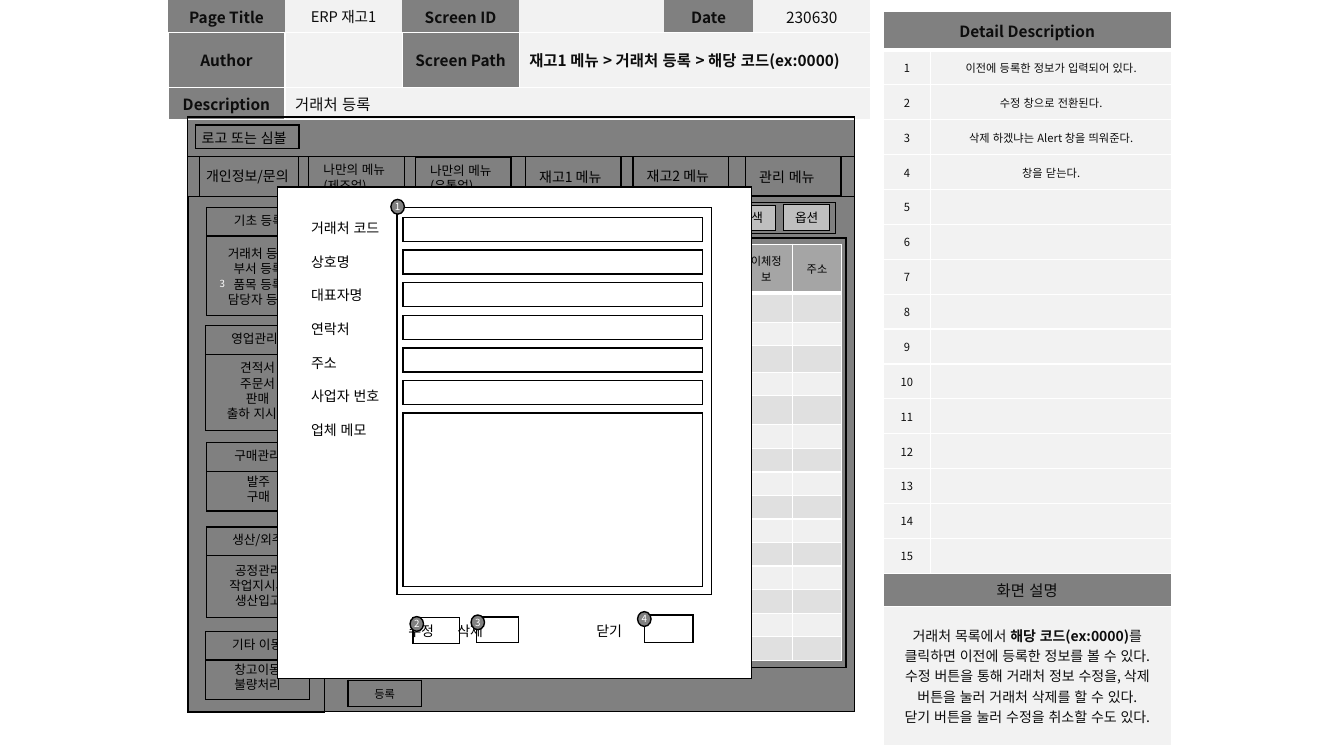
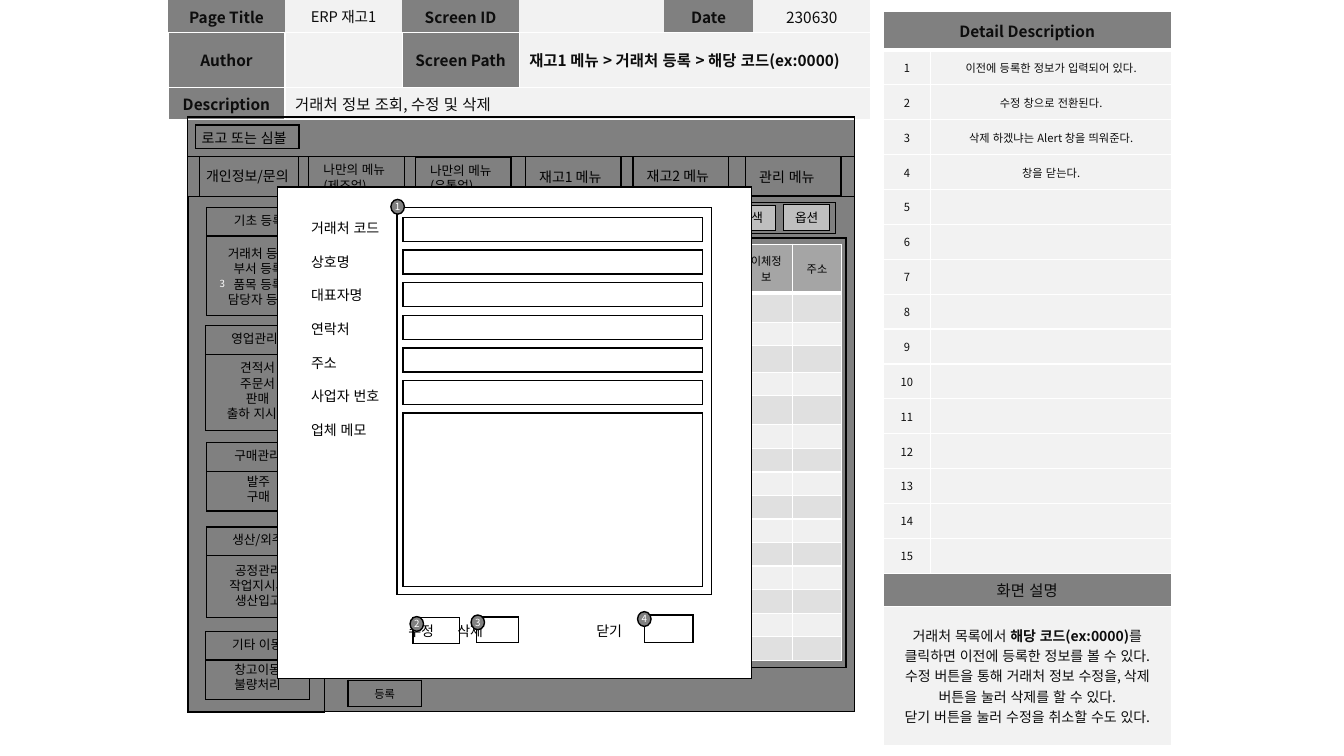
Before and after one commit to dw-final-project/dwFinal, a slide deck: slide 5 of 프로젝트 관련 자료/재고 1 (박희성).pptx (slide 6 before the commit). Drawn at 1344x756 pixels with LibreOffice and Linux fonts; fonts in the diff are those of the drawing. Boxes give left, top, right and bottom in pixels: in the first picture for what was removed or moved away, otherwise in the second. Text is boxed around its words. In the diff, an @@ line names an element or a change of style, - is before the commit and + after.

```diff
--- a/프로젝트 관련 자료/재고 1 (박희성).pptx
+++ b/프로젝트 관련 자료/재고 1 (박희성).pptx
@@ table at (168,0,871,117) @@
-row 3, column 2: 거래처 등록
+row 3, column 2: 거래처 정보 조회, 수정 및 삭제
@@ table at (883,11,1172,746) @@
-row 18, column 1: 거래처 목록에서 해당 코드(ex:0000)를 클릭하면 이전에 등록한 정보를 볼 수 있다. / 수정 버튼을 통해 거래처 정보 수정을, 삭제 버튼을 눌러 거래처 삭제를 할 수 있다. / 닫기 버튼을 눌러 수정을 취소할 수도 있다.
+row 18, column 1: 거래처 목록에서 해당 코드(ex:0000)를 클릭하면 이전에 등록한 정보를 볼 수 있다. / 수정 버튼을 통해 거래처 정보 수정을, 삭제 버튼을 눌러 삭제를 할 수 있다. / 닫기 버튼을 눌러 수정을 취소할 수도 있다.
```
Also in this commit, not shown: 11 other slides changed, 13 slides added.
